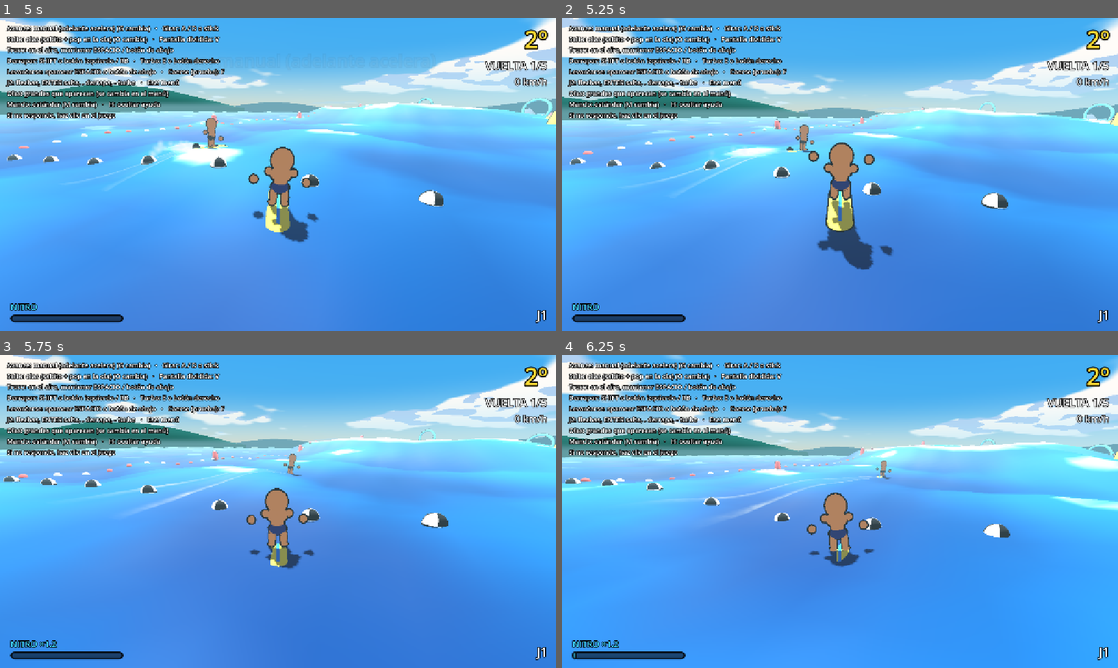
Above: before the commit, frames 1-4 (two rows, left to right).
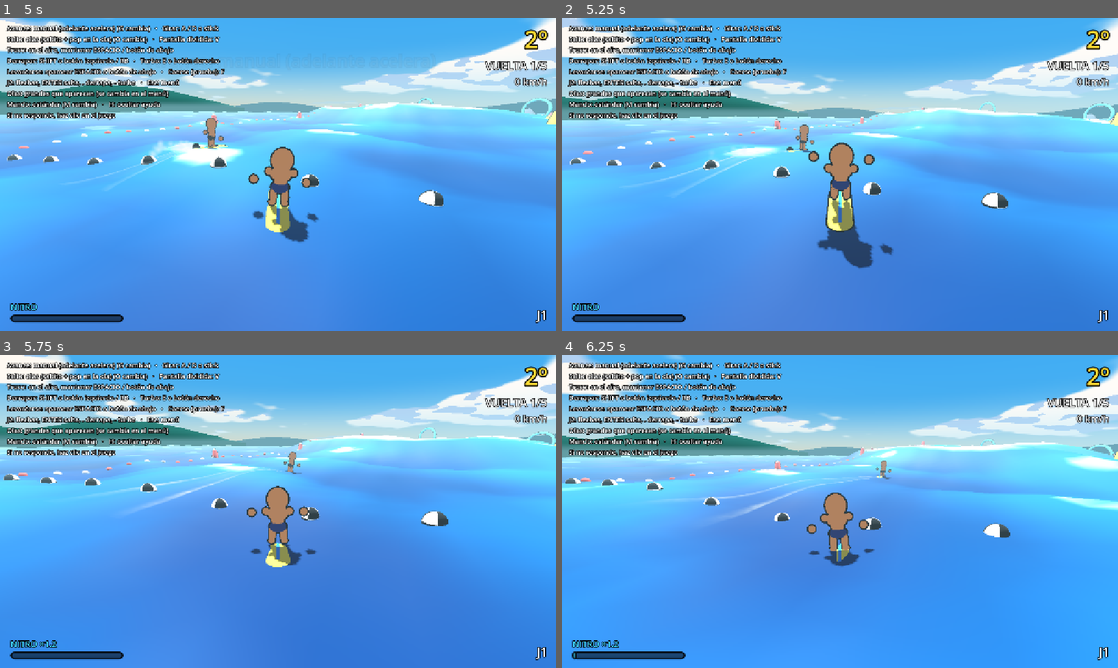
Above: after the commit, the same moments.

Repository: asimplesurfer/simplesurf
Game: Godot game, scene res://ui/menus/character_select.tscn
Two runs of this game, one before a commit and one after it. Both use one fixed random seed, a clock stepped at 60 frames per second and the inputs below.
Inputs (mouse positions are in pixels of both pictures, inside the frame that each line leads up to):
- Up to frame 1 (5 s): tap Enter at 0.5 s; move the mouse to (400, 158) at 0.52 s; hold D (p1_right) 0.53-1.25 s; hold Space (p1_a) 0.53-1.25 s; click (400, 158) at 0.67 s; drag from (166, 190) to (250, 237) at 1.27 s; move the mouse to (333, 105) at 2.02 s; hold D (p1_right) 2.03-2.75 s; tap Shift (p1_drift) at 2.1 s; drag from (250, 237) to (111, 127) at 2.77 s; move the mouse to (444, 221) at 3.52 s; hold A (p1_left) 3.53-4.25 s; tap G at 3.6 s; drag from (111, 127) to (194, 96) at 4.27 s
- Up to frame 2 (5.25 s): move the mouse to (867, 174) at 5.02 s; hold S (p1_down) from 5.03 s (still down); tap J at 5.1 s; click (867, 174) at 5.17 s
- Up to frame 3 (5.75 s): keep holding S (p1_down)
- Up to frame 4 (6.25 s): release S (p1_down) at 5.75 s; drag from (756, 433) to (728, 527) at 5.77 s

Frame 1 is identical in both runs. In frame 2, 0.5% of the frame differs, in the area x 0-100%, y 0-81%; in frame 3, 5.5%, in the area x 0-100%, y 0-69%; in frame 4, 0.3%.

Commit message:
Saltos más bajos: alrededor de un tercio de la altura (menos impulso, gravedad 16)
Co-Authored-By: Claude Opus 5.5 <noreply@anthropic.com>
Claude-Session: https://claude.ai/code/session_0158oNfJa2g5qsqyuATh8Mjh

Diff:
--- a/core/rider/rider.gd
+++ b/core/rider/rider.gd
@@ -254,7 +254,7 @@
 		return
 	did_pop = true
 	pop_buffer = 0.0
-	vertical_speed = maxf(vertical_speed, 0.0) * stats.pop_mult + 2.0
+	vertical_speed = maxf(vertical_speed, 0.0) * stats.pop_mult + stats.pop_extra
 	popped.emit()
 
 
--- a/core/rider/rider_stats.gd
+++ b/core/rider/rider_stats.gd
@@ -17,19 +17,21 @@
 @export var steer_response: float = 3.5
 
 @export_group("Salto y olas")
-@export var gravity: float = 20.0
+@export var gravity: float = 16.0
 ## Velocidad hacia arriba de un salto sin cargar (toque rápido) (m/s).
-@export var jump_speed_min: float = 5.5
+@export var jump_speed_min: float = 4.2
 ## Velocidad hacia arriba con el salto cargado al máximo (m/s).
-@export var jump_speed_max: float = 10.0
+@export var jump_speed_max: float = 7.0
 ## Tiempo manteniendo ESPACIO para cargar el salto al máximo (s). Al llegar, salta solo.
 @export var jump_charge_time: float = 1.0
 ## Velocidad hacia arriba en el modo "tocar para saltar" (m/s).
-@export var jump_speed_tap: float = 8.0
+@export var jump_speed_tap: float = 6.0
 ## Modo olas: velocidad del saltito en agua plana (m/s); ~40 cm de alto.
-@export var hop_speed: float = 4.0
+@export var hop_speed: float = 3.6
 ## Modo olas: el "pop" multiplica el impulso con el que te lanza la ola.
-@export var pop_mult: float = 1.7
+@export var pop_mult: float = 1.35
+## Modo olas: velocidad hacia arriba que suma el pop además del multiplicador (m/s).
+@export var pop_extra: float = 1.0
 ## Modo olas: segundos que se recuerda el A apretado subiendo la ola (y
 ## después del lanzamiento en los que todavía vale el pop).
 @export var pop_window: float = 0.35
@@ -38,7 +40,7 @@
 ## Velocidad vertical mínima para que una ola te lance al aire (m/s).
 @export var min_launch_speed: float = 4.5
 ## Multiplica la velocidad hacia arriba al salir despedido de una ola.
-@export var wave_launch_boost: float = 1.5
+@export var wave_launch_boost: float = 1.0
 ## Multiplicador de giro en el aire.
 @export var air_turn_factor: float = 0.5
 
@@ -66,19 +68,19 @@
 ## Si una ola te lanza mientras usás el turbo, el impulso hacia arriba se multiplica.
 @export var turbo_launch_mult: float = 1.6
 ## Turbo en el aire: empuje hacia arriba al empezar (m/s²); crece exponencialmente.
-@export var air_turbo_lift: float = 12.0
+@export var air_turbo_lift: float = 8.0
 ## Qué tan rápido crece el empuje en el aire (por segundo, exponencial).
 @export var air_turbo_growth: float = 1.6
 ## Velocidad máxima hacia arriba con el turbo en el aire (m/s).
-@export var air_turbo_max_up: float = 9.0
+@export var air_turbo_max_up: float = 5.0
 ## Nitro que gasta el turbo por segundo en el aire.
 @export var air_turbo_drain: float = 0.6
 ## "Aire fino": desde esta altura sobre el agua (m) el impulso hacia arriba
 ## se va perdiendo de a poco y el turbo empuja cada vez menos.
-@export var air_soft_height: float = 10.0
+@export var air_soft_height: float = 3.5
 ## Altura (m) a la que el turbo ya no empuja nada y el frenado es pleno.
 ## No es un techo duro: la subida se va frenando y el salto hace la curva.
-@export var air_max_height: float = 17.0
+@export var air_max_height: float = 6.0
 ## Frenado extra de la subida en el aire fino (veces la gravedad, al máximo).
 @export var air_thin_gravity: float = 1.5
 ## Frenado extra proporcional a la velocidad de subida (por segundo, al máximo).
--- a/core/rider/rider_stats.tres
+++ b/core/rider/rider_stats.tres
@@ -10,17 +10,18 @@
 brake_decel = 9.0
 turn_speed = 1.3
 steer_response = 3.5
-gravity = 20.0
-jump_speed_min = 5.5
-jump_speed_max = 10.0
+gravity = 16.0
+jump_speed_min = 4.2
+jump_speed_max = 7.0
 jump_charge_time = 1.0
-jump_speed_tap = 8.0
-hop_speed = 4.0
-pop_mult = 1.7
+jump_speed_tap = 6.0
+hop_speed = 3.6
+pop_extra = 1.0
+pop_mult = 1.35
 pop_window = 0.35
 pop_min_climb = 1.5
 min_launch_speed = 4.5
-wave_launch_boost = 1.5
+wave_launch_boost = 1.0
 air_turn_factor = 0.5
 trick_hold_delay = 0.12
 trick_spin_speed = 15.0
@@ -32,12 +33,12 @@
 motivation_speed_mult = 1.3
 ring_nitro = 0.25
 turbo_launch_mult = 1.6
-air_turbo_lift = 12.0
+air_turbo_lift = 8.0
 air_turbo_growth = 1.6
-air_turbo_max_up = 9.0
+air_turbo_max_up = 5.0
 air_turbo_drain = 0.6
-air_soft_height = 10.0
-air_max_height = 17.0
+air_soft_height = 3.5
+air_max_height = 6.0
 air_thin_gravity = 1.5
 air_thin_drag = 2.5
 catchup_full_gap = 120.0
--- a/tests/run_tests.gd
+++ b/tests/run_tests.gd
@@ -327,7 +327,7 @@
 	_set_action(&"p1_up", false)
 	_check(launched, "andando por la ola constante, un pico lo lanza al aire")
 	_check(prompt, "en la ola constante también aparece el botón del pop")
-	_check(max_height > 0.5, "salta alto (%.1f m)" % max_height)
+	_check(max_height > 0.3, "salta (%.1f m)" % max_height)
 	await _wait_until_state(&"riding", 3.0)
 	await _wait(0.5)
 
